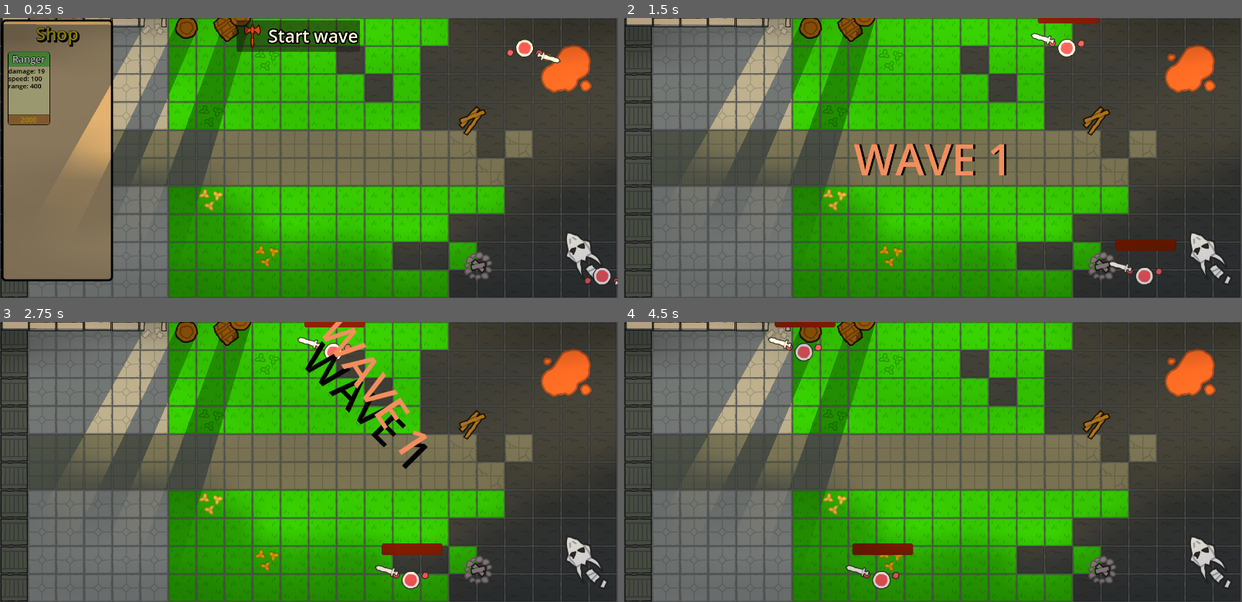
Above: before the commit, frames 1-4 (two rows, left to right).
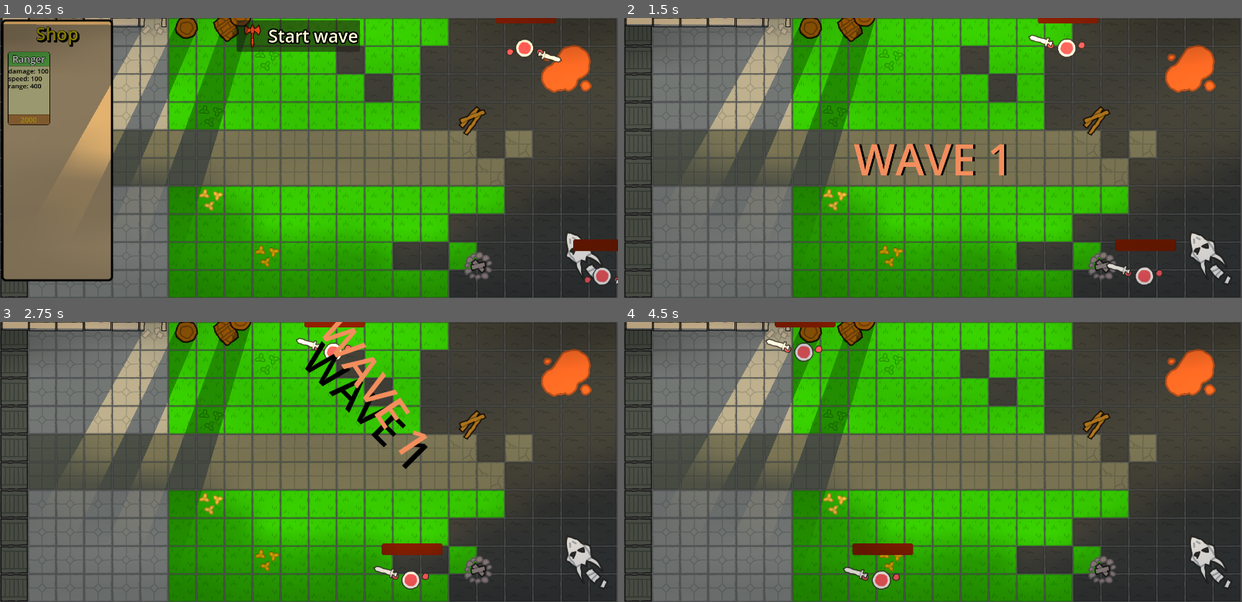
Above: after the commit, the same moments.

Repository: Piggward/guaxgaming
Game: Godot game, scene res://scenes/level.tscn
Same seed, same stepped clock (60 frames per second), same inputs: the game is played once before the commit and once after it. Sound files missing from this copy of the repository are replaced by a short silence.
Inputs (mouse positions are in pixels of both pictures, inside the frame that each line leads up to):
- Up to frame 1 (0.25 s): no input
- Up to frame 2 (1.5 s): click "Start wave" at 0.5 s; move the mouse to (1068, 144) at 1.27 s; press the mouse at (1068, 144) at 1.28 s
- Up to frame 3 (2.75 s): release the mouse at (444, 448) at 2 s; drag from (185, 476) to (562, 462) at 2.02 s
- Up to frame 4 (4.5 s): move the mouse to (994, 400) at 2.77 s; press the mouse at (994, 400) at 2.78 s; release the mouse at (994, 400) at 3.5 s; drag from (902, 518) to (970, 579) at 3.52 s; move the mouse to (1118, 504) at 4.27 s; press the mouse at (1118, 504) at 4.28 s

The runs differ from the first frame. In frame 1, 0.7% of the frame differs, in the area x 6-100%, y 0-96%; in frame 2, 0.4%; in frame 3, 0.3%; in frame 4, 0.4%.

Commit message:
fixed enemy spawn

Diff:
--- a/guax/resources/attacks/basic_ranged_attack.tres
+++ b/guax/resources/attacks/basic_ranged_attack.tres
@@ -8,7 +8,7 @@
 script = ExtResource("3_122mn")
 projectile = ExtResource("2_x6fso")
 shoot_speed = 2.9
-damage = 19
+damage = 100
 range = 400
 types = Array[int]([1, 2])
 animation = "Ranged_Attack"
--- a/guax/scenes/enemies/basic_enemy/basic_enemy.tscn
+++ b/guax/scenes/enemies/basic_enemy/basic_enemy.tscn
@@ -172,7 +172,7 @@
 [node name="Character Sprite" parent="Root" index="0" instance=ExtResource("3_e1bgu")]
 
 [node name="StateMachine" parent="." index="5" node_paths=PackedStringArray("initial_state")]
-initial_state = NodePath("BasicEnemyHuntingState")
+initial_state = NodePath("BasicEnemyIdleState")
 
 [node name="BasicEnemyIdleState" type="Node" parent="StateMachine" index="0"]
 script = ExtResource("4_u0q7h")
--- a/guax/scripts/ally.gd
+++ b/guax/scripts/ally.gd
@@ -10,9 +10,10 @@
 func _ready():
 	aggrozone = get_tree().get_nodes_in_group("Aggrozone")[0]
 	out_of_battle_state_machine.init(self)
+	TurnManager.battle_turn.turn_end.connect(refresh)
 	super()
 
 func refresh():
+	state_machine.current_state = state_machine.initial_state
 	global_position = battle_start_location
 	set_health(maxHealth)
-	state_machine.current_state = state_machine.initial_state
--- a/guax/scripts/enemy.gd
+++ b/guax/scripts/enemy.gd
@@ -6,4 +6,9 @@
 
 func _ready():
 	aggrozone = enemy_aggrozone
+	TurnManager.battle_turn.turn_end.connect(_on_battle_turn_end)
 	super()
+
+func _on_battle_turn_end():
+	await get_tree().create_timer(1).timeout
+	self.queue_free()
--- a/guax/scripts/enemy_spawner.gd
+++ b/guax/scripts/enemy_spawner.gd
@@ -9,17 +9,10 @@
 	pass # Replace with function body.
 
 func spawn_enemy(enemy: Enemy):
-	enemies_alive.append(enemy)
-	enemy.on_death.connect(_on_enemy_death)
-
-	# Add enemy to EnemySpawn, but deactivate it and add a placeholder instead
-	enemy.reparent(self, false)
-	var ph = PlaceholderUnit.new()
-	enemy.set_placeholder(ph)
-	ph.add_child(enemy.root_sprites.duplicate())
-	ph.position = enemy.position
-	self.add_child(ph)
-	enemy.deactivate()
+	var spawn = enemy.duplicate()
+	enemies_alive.append(spawn)
+	spawn.on_death.connect(_on_enemy_death)
+	self.add_child(spawn)
 
 func _on_battle_start():
 	# When battle start, replace placeholder with the enemy
@@ -31,7 +24,7 @@
 func _on_enemy_death(enemy: Npc):
 	enemies_alive.erase(enemy)
 	# No more enemies alive
-	if enemies_alive.size() <= 0:
+	if enemies_alive.size() <= 0 && TurnManager.current_phase.phase == TurnPhase.Phase.BATTLE:
 		TurnManager.end_phase_requested.emit()
 
 # Called every frame. 'delta' is the elapsed time since the previous frame.
--- a/guax/scripts/npc.gd
+++ b/guax/scripts/npc.gd
@@ -49,7 +49,7 @@
 	move_and_slide()
 
 func take_damage(damageTaken:int):
-	if is_dead():
+	if !can_take_damage():
 		return
 	receive_damage.emit(damageTaken)
 	set_health(currentHealth - damageTaken)
@@ -98,6 +98,9 @@
 func is_dead():
 	return state_machine.current_state.state == NpcState.State.DEAD
 
+func can_take_damage():
+	return !is_dead and TurnManager.current_phase.phase == TurnPhase.Phase.BATTLE
+
 func is_enemy(npc: Npc):
 	return (npc is Enemy and self is Ally) or (npc is Ally and self is Enemy)
 
--- a/guax/scripts/start_wave_button.gd
+++ b/guax/scripts/start_wave_button.gd
@@ -5,7 +5,7 @@
 func _ready():
 	TurnManager.shop_turn.turn_start.connect(func(): self.visible = true)
 	TurnManager.shop_turn.turn_end.connect(func(): self.visible = false)
-	self.pressed.connect(func(): TurnManager.end_phase_requested.emit())
+	self.pressed.connect(func(): if TurnManager.current_phase.phase == TurnPhase.Phase.SHOPPING: TurnManager.end_phase_requested.emit())
 	pass # Replace with function body.
 
 
